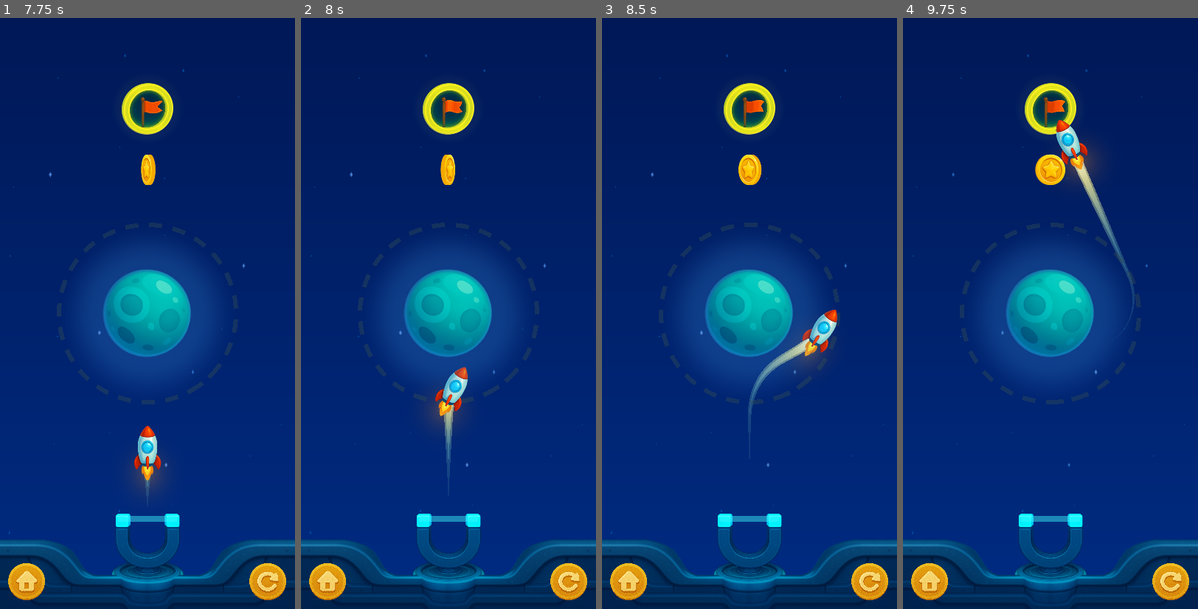
Above: before the commit, frames 1-4 (left to right).
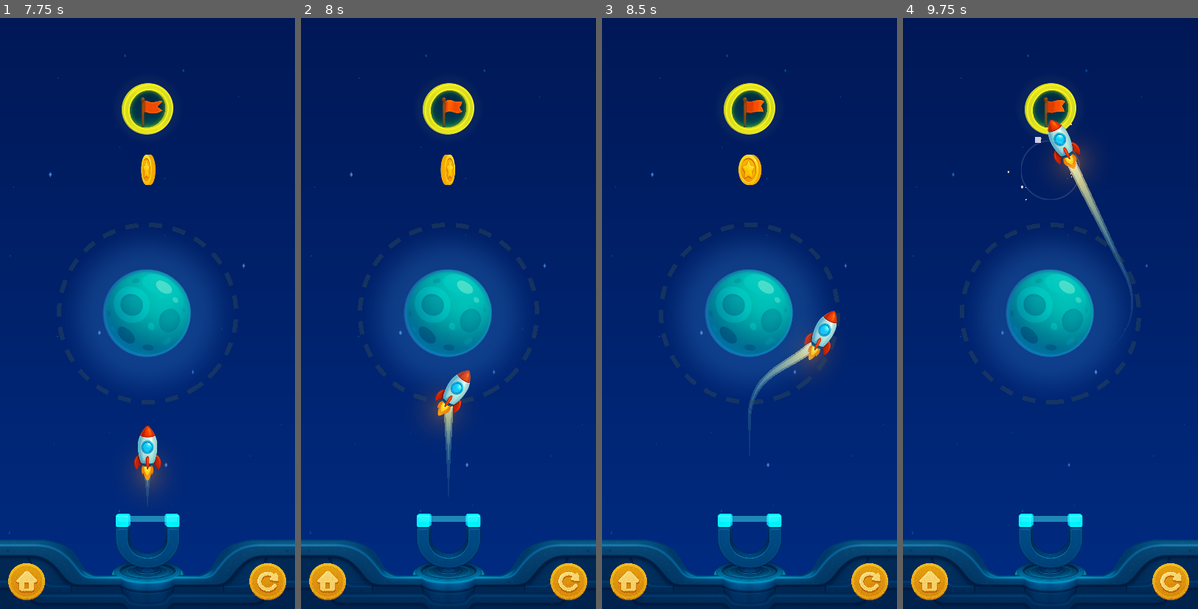
Above: after the commit, the same moments.

Repository: nbarkoch/spacecraft-launcher
Game: Godot game, scene res://scenes/game.tscn
Same seed, same stepped clock (60 frames per second), same inputs: the game is played once before the commit and once after it.
Inputs (mouse positions are in pixels of both pictures, inside the frame that each line leads up to):
- Up to frame 1 (7.75 s): tap Enter at 0.5, 2 s; move the mouse to (212, 283) at 0.52 s; press the mouse at (212, 283) at 0.53 s; tap Space at 1.25 s; move the mouse to (88, 343) at 1.27 s; release the mouse at (88, 343) at 1.28 s; click (88, 343) at 1.35 s; move the mouse to (177, 183) at 2.02 s; press the mouse at (177, 183) at 2.03 s; release the mouse at (177, 183) at 2.75 s; click (268, 579) at 2.75 s; click (268, 579) at 3.5 s; click (268, 579) at 4.25 s; click (26, 579) at 5 s; click (26, 579) at 5.75 s; click (26, 579) at 6.5 s; move the mouse to (147, 561) at 7.27 s; click (147, 561) at 7.35 s
- Up to frame 2 (8 s): no input
- Up to frame 3 (8.5 s): move the mouse to (838, 402) at 8.02 s; press the mouse at (838, 402) at 8.03 s
- Up to frame 4 (9.75 s): move the mouse to (962, 224) at 8.77 s; release the mouse at (962, 224) at 8.78 s; click (962, 224) at 8.85 s; move the mouse to (1065, 313) at 9.52 s; press the mouse at (1065, 313) at 9.53 s

Frame 1 is identical in both runs. In frame 2, 0.4% of the frame differs, in the area x 45-58%, y 59-78%; in frame 3, 1.0%; in frame 4, 1.9%, in the area x 35-79%, y 17-49%.

Commit message:
little adjusments

Diff:
--- a/scripts/base/orbit_config.gd
+++ b/scripts/base/orbit_config.gd
@@ -7,7 +7,7 @@
 # Core settings
 var collision_safety_distance: float = 25.0
 var emergency_force_multiplier: float = 12.0
-var angle_correction_strength: float = 12.0
+var angle_correction_strength: float = 15.0
 var optimal_angle_tolerance: float = 7.0
 var magnet_strength: float = 1.0
 
--- a/scripts/base/room.gd
+++ b/scripts/base/room.gd
@@ -7,7 +7,7 @@
 # Called when the node enters the scene tree for the first time.
 func _ready():
 	LevelManager.set_room(self)
-	#MusicManager.play_room_music()
+	MusicManager.play_room_music()
 
 
 # Called every frame. 'delta' is the elapsed time since the previous frame.
--- a/scripts/visualizers/trajectory_predictor.gd
+++ b/scripts/visualizers/trajectory_predictor.gd
@@ -205,7 +205,7 @@
 
 				# Predict ACTUAL velocity when spacecraft reaches gravity zone
 				# Simple factor - spacecraft loses about 20% of speed by the time it reaches gravity zone
-				orbit_entry_velocity = velocity * 0.96
+				orbit_entry_velocity = velocity * 0.98
 
 				expected_orbit_duration = calculate_orbit_duration_like_config(orbit_entry_velocity, current_planet)
 			else:
